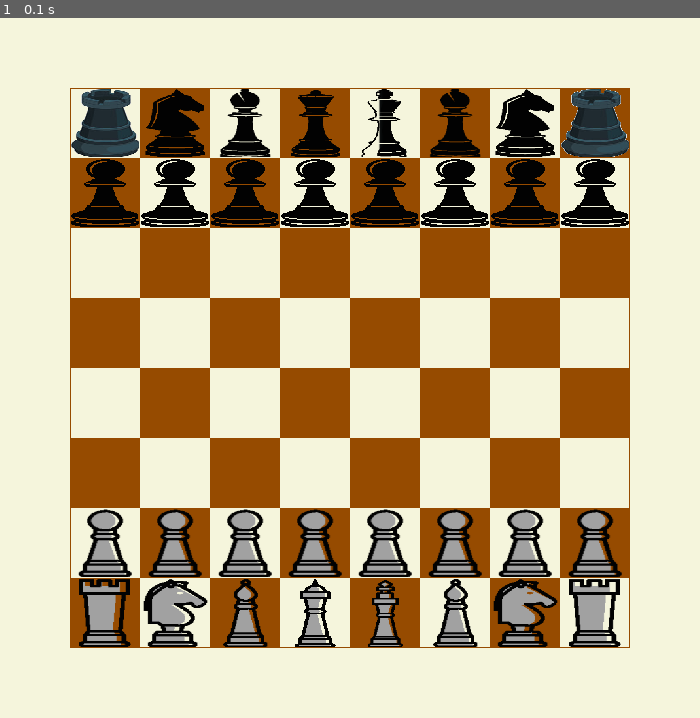
Above: before the commit, frame 1.
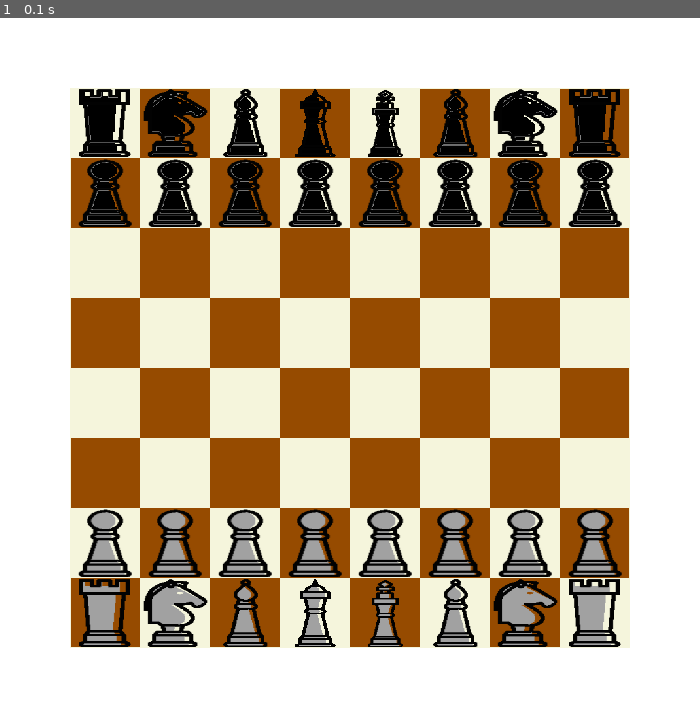
Above: after the commit, the same moment.

Repository: Gabyzera/ufpb_pygame_checkers
Game: pygame game, started from main.py
The game is run twice, just before and just after one commit, with the same random seed, the same clock (stepped at 60 frames per second) and the same inputs.
Inputs:
- Up to frame 1 (0.1 s): no input

The runs differ from the first frame. In frame 1, 41% of the frame differs, in the area x 0-100%, y 0-100%.

Commit message:
Atualizando Sprites

Diff:
--- a/main.py
+++ b/main.py
@@ -1,8 +1,9 @@
 import pygame
 
 pygame.init()
-preto  = (150, 75, 0)
-branco = (245, 245, 220)
+branco = (255,255,255)
+marrom  = (150, 75, 0)
+bege = (245, 245, 220)
 tamanho = 70
 linhas_colunas = 8
 
@@ -10,20 +11,20 @@
 nome = pygame.display.set_caption('Xadrez')
 
 #pecas brancas:
-bispo = pygame.transform.scale(pygame.image.load("bispo_v2.png"), (tamanho -2, tamanho -2))
-torre = pygame.transform.scale(pygame.image.load("torre_v2.png"), (tamanho -2, tamanho - 2))
-cavalo = pygame.transform.scale(pygame.image.load("cavalo_v2.png"), (tamanho -2, tamanho - 2))
-rainha = pygame.transform.scale(pygame.image.load("rainha_v2.png"), (tamanho -2, tamanho - 2))
-rei = pygame.transform.scale(pygame.image.load("rei_v2.png"), (tamanho -2, tamanho - 2))
-peao = pygame.transform.scale(pygame.image.load("peao_v2.png"), (tamanho -2, tamanho - 2))
+bispo = pygame.transform.scale(pygame.image.load("assets/sprites/bispo_v2.png"), (tamanho -2, tamanho -2))
+torre = pygame.transform.scale(pygame.image.load("assets/sprites/torre_v2.png"), (tamanho -2, tamanho - 2))
+cavalo = pygame.transform.scale(pygame.image.load("assets/sprites/cavalo_v2.png"), (tamanho -2, tamanho - 2))
+rainha = pygame.transform.scale(pygame.image.load("assets/sprites/rainha_v2.png"), (tamanho -2, tamanho - 2))
+rei = pygame.transform.scale(pygame.image.load("assets/sprites/rei_v2.png"), (tamanho -2, tamanho - 2))
+peao = pygame.transform.scale(pygame.image.load("assets/sprites/peao_v2.png"), (tamanho -2, tamanho - 2))
 
 #pecas pretas:
-bispo_preto = pygame.transform.scale(pygame.image.load("bispo_v1.png"), (tamanho -2, tamanho -2))
-torre_preto = pygame.transform.scale(pygame.image.load("torre_v1.png"), (tamanho -2, tamanho - 2))
-cavalo_preto = pygame.transform.scale(pygame.image.load("cavalo_v1.png"), (tamanho -2, tamanho - 2))
-rainha_preto = pygame.transform.scale(pygame.image.load("rainha_v1.png"), (tamanho -2, tamanho - 2))
-rei_preto = pygame.transform.scale(pygame.image.load("rei_v1.png"), (tamanho -2, tamanho - 2))
-peao_preto = pygame.transform.scale(pygame.image.load("peao_v1.png"), (tamanho -2, tamanho - 2))
+bispo_preto = pygame.transform.scale(pygame.image.load("assets/sprites/bispo_v1.png"), (tamanho -2, tamanho -2))
+torre_preto = pygame.transform.scale(pygame.image.load("assets/sprites/torre_v1.png"), (tamanho -2, tamanho - 2))
+cavalo_preto = pygame.transform.scale(pygame.image.load("assets/sprites/cavalo_v1.png"), (tamanho -2, tamanho - 2))
+rainha_preto = pygame.transform.scale(pygame.image.load("assets/sprites/rainha_v1.png"), (tamanho -2, tamanho - 2))
+rei_preto = pygame.transform.scale(pygame.image.load("assets/sprites/rei_v1.png"), (tamanho -2, tamanho - 2))
+peao_preto = pygame.transform.scale(pygame.image.load("assets/sprites/peao_v1.png"), (tamanho -2, tamanho - 2))
 
 tela.fill(branco)
 
@@ -31,9 +32,9 @@
 for i in range(1,linhas_colunas+1):
     for z in range(1,linhas_colunas+1):
         if count % 2 == 0:
-            pygame.draw.rect(tela, branco,[tamanho*z,tamanho*i,tamanho,tamanho])
+            pygame.draw.rect(tela, bege,[tamanho*z,tamanho*i,tamanho,tamanho])
         else:
-            pygame.draw.rect(tela, preto, [tamanho*z,tamanho*i,tamanho,tamanho])
+            pygame.draw.rect(tela, marrom, [tamanho*z,tamanho*i,tamanho,tamanho])
         count +=1
     count-=1
 #pecas brancas:
@@ -73,7 +74,7 @@
 tela.blit(peao_preto, (tamanho*8 + 1, tamanho*2 + 1))
 
 
-pygame.draw.rect(tela,preto,[tamanho,tamanho,linhas_colunas*tamanho,linhas_colunas*tamanho],1)
+pygame.draw.rect(tela,bege,[tamanho,tamanho,linhas_colunas*tamanho,linhas_colunas*tamanho],1)
 
 pygame.display.update()
 
Binary file added: assets/sprites/bispo_v1.png
Renamed: bispo_v2.png -> assets/sprites/bispo_v2.png
Binary file removed: assets/sprites/bispo_v3.png
Binary file added: assets/sprites/cavalo_v1.png
Renamed: cavalo_v2.png -> assets/sprites/cavalo_v2.png
Binary file removed: assets/sprites/cavalo_v3.png
Binary file added: assets/sprites/peao_v1.png
Renamed: peao_v2.png -> assets/sprites/peao_v2.png
Binary file removed: assets/sprites/peao_v3.png
Binary file added: assets/sprites/rainha_v1.png
Renamed: rainha_v2.png -> assets/sprites/rainha_v2.png
Binary file removed: assets/sprites/rainha_v3.png
(and 12 more such lines)
